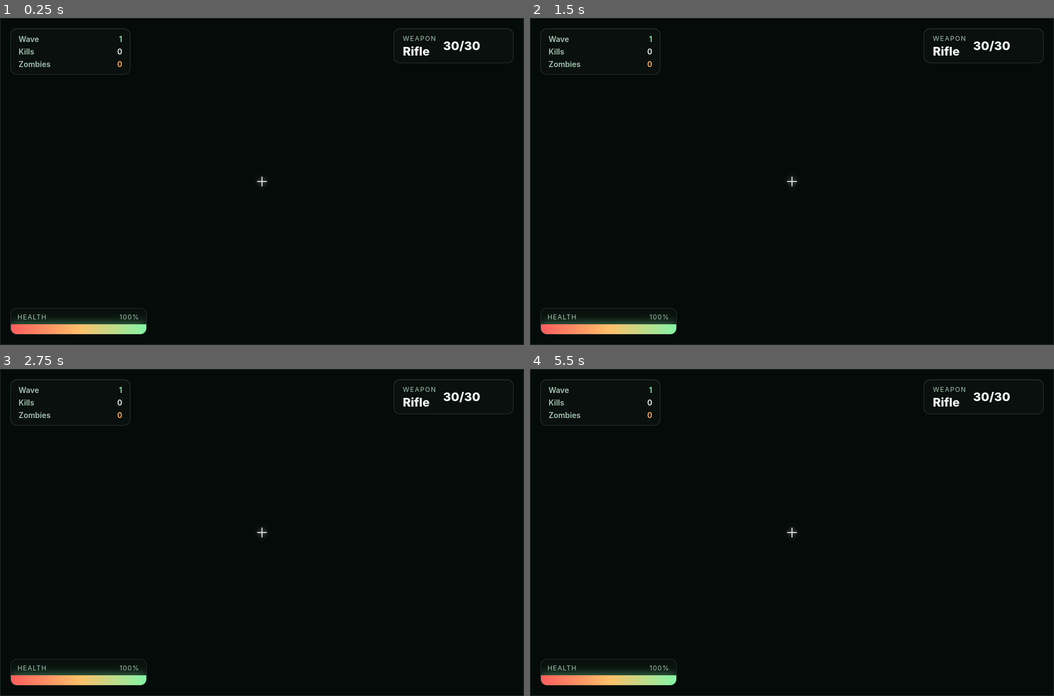
Above: before the commit, frames 1-4 (two rows, left to right).
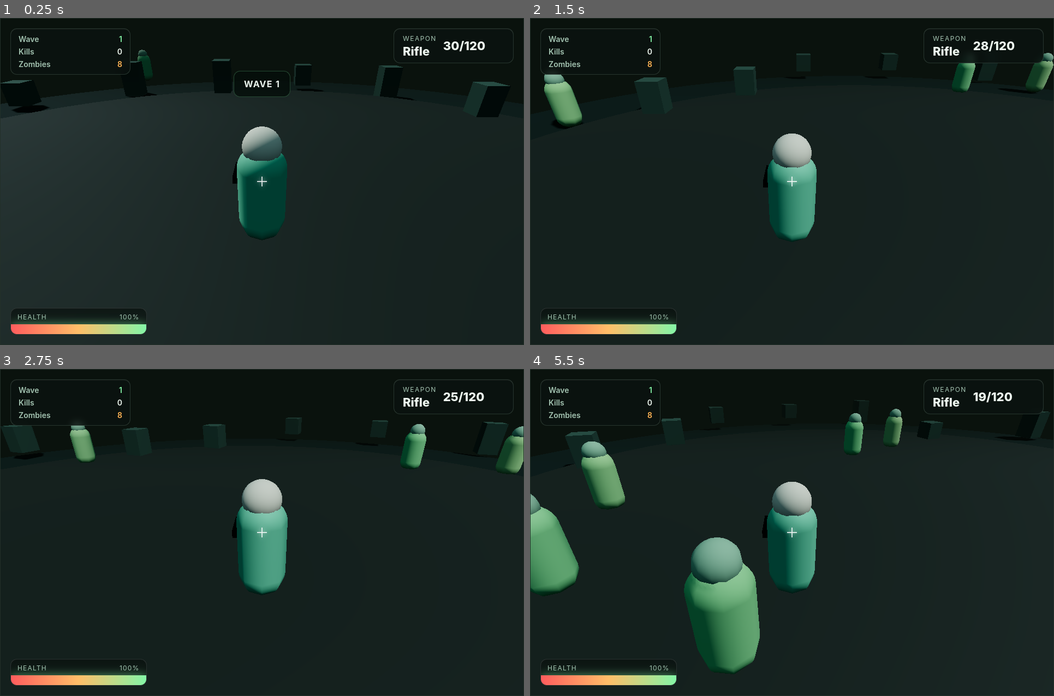
Above: after the commit, the same moments.

Repository: Ripper1163/PlayGround
Game: browser game, page index.html
Two runs of this game, one before a commit and one after it. Both use one fixed random seed, a clock stepped at 60 frames per second and the inputs below.
Inputs (mouse positions are in pixels of both pictures, inside the frame that each line leads up to):
- Up to frame 1 (0.25 s): no input
- Up to frame 2 (1.5 s): click (792, 181) at 0.27 s; hold Right from 1.03 s (still down); click (792, 214) at 1.07 s; tap Space at 1.1 s
- Up to frame 3 (2.75 s): release Right at 1.53 s; hold Down 1.58-1.85 s; tap Space at 1.6, 2.1, 2.6 s; click (157, 499) at 1.67 s; hold Left 1.9-2.47 s; click (366, 483) at 2.27 s; tap W at 2.52 s; hold Up from 2.52 s (still down)
- Up to frame 4 (5.5 s): release Up at 2.82 s; click (870, 597) at 2.87 s; hold Right 2.87-3.53 s; tap Space every 0.5 s from 3.1 to 5.1 s; click (661, 614) at 3.47 s; tap S at 3.52 s; hold Up 3.58-3.82 s; hold Left 3.87-4.3 s; click (792, 467) at 4.07 s; hold Down 4.35-4.68 s; tap A at 4.52 s; click (949, 548) at 4.67 s; hold Right 4.73-5.23 s; click (634, 532) at 5.27 s; hold Down from 5.28 s (still down)

The runs differ from the first frame. In frame 1, 52% of the frame differs, in the area x 0-98%, y 7-100%; in frame 2, 7.8%; in frame 3, 5.8%; in frame 4, 32%.
Error before the commit: TypeError: Failed to resolve module specifier "three". Relative references must start with either "/", "./", or "../".

Commit message:
Publish static build for issue #1
Run: 41394930354
Attempt: 1
Generation: 2
Source: 94443133549e7e908361435ead330f00e6ad079b

Diff:
--- a/dist/index.html
+++ /dev/null
@@ -1,264 +0,0 @@
-<!doctype html>
-<html lang="en">
-  <head>
-    <meta charset="UTF-8" />
-    <meta name="viewport" content="width=device-width, initial-scale=1.0" />
-    <title>Zombie Siege 3D</title>
-    <style>
-      :root {
-        --bg: #07110d;
-        --panel: rgba(10, 18, 15, 0.8);
-        --panel-border: rgba(155, 195, 170, 0.2);
-        --accent: #84f5a7;
-        --accent-2: #ffb454;
-        --text: #edf7ef;
-        --muted: #a3c3b1;
-        --danger: #ff5d5d;
-      }
-
-      * { box-sizing: border-box; }
-
-      html, body {
-        margin: 0;
-        height: 100%;
-        background: radial-gradient(circle at top, #0d1d17, var(--bg) 55%);
-        color: var(--text);
-        font-family: Inter, system-ui, -apple-system, BlinkMacSystemFont, "Segoe UI", sans-serif;
-        overflow: hidden;
-      }
-
-      body {
-        display: flex;
-        align-items: center;
-        justify-content: center;
-      }
-
-      #app {
-        position: relative;
-        width: min(100vw, 1280px);
-        height: min(100vh, 920px);
-        overflow: hidden;
-        border: 1px solid var(--panel-border);
-        box-shadow: 0 30px 70px rgba(0, 0, 0, 0.4);
-        background: #050b09;
-      }
-
-      canvas {
-        display: block;
-        width: 100%;
-        height: 100%;
-      }
-
-      .hud {
-        position: absolute;
-        inset: 0;
-        pointer-events: none;
-      }
-
-      .topbar {
-        position: absolute;
-        top: 18px;
-        left: 18px;
-        right: 18px;
-        display: flex;
-        justify-content: space-between;
-        gap: 18px;
-        align-items: start;
-      }
-
-      .panel {
-        background: var(--panel);
-        border: 1px solid var(--panel-border);
-        border-radius: 12px;
-        backdrop-filter: blur(6px);
-        box-shadow: inset 0 1px 0 rgba(255,255,255,0.05);
-      }
-
-      .stats {
-        padding: 10px 14px;
-        min-width: 220px;
-      }
-
-      .stats-row {
-        display: flex;
-        justify-content: space-between;
-        gap: 18px;
-        font-weight: 600;
-        font-size: 14px;
-      }
-
-      .stats-row + .stats-row { margin-top: 6px; }
-
-      .label { color: var(--muted); }
-      .value { color: var(--text); }
-      .value.accent { color: var(--accent); }
-      .value.warning { color: var(--accent-2); }
-
-      .weapon-panel {
-        display: flex;
-        align-items: center;
-        gap: 12px;
-        padding: 10px 16px;
-        min-width: 220px;
-      }
-
-      .weapon-name {
-        font-size: 12px;
-        text-transform: uppercase;
-        letter-spacing: 0.12em;
-        color: var(--muted);
-        margin-bottom: 5px;
-      }
-
-      .weapon-ammo {
-        font-size: 22px;
-        font-weight: 800;
-        line-height: 1;
-      }
-
-      .health {
-        position: absolute;
-        left: 18px;
-        bottom: 18px;
-        width: min(26vw, 340px);
-        background: rgba(10,18,15,0.75);
-        border: 1px solid rgba(255,255,255,0.12);
-        border-radius: 12px;
-        overflow: hidden;
-      }
-
-      .health-header {
-        display: flex;
-        justify-content: space-between;
-        align-items: center;
-        padding: 8px 12px 6px;
-        color: var(--muted);
-        font-size: 12px;
-        letter-spacing: 0.1em;
-        text-transform: uppercase;
-      }
-
-      .health-bar {
-        position: relative;
-        height: 18px;
-        background: rgba(255,255,255,0.08);
-      }
-
-      .health-fill {
-        height: 100%;
-        width: 100%;
-        background: linear-gradient(90deg, #ff5d5d, #ffbf69, #84f5a7);
-        box-shadow: 0 0 18px rgba(132,245,167,0.6);
-        transition: width 0.15s ease;
-      }
-
-      .crosshair {
-        position: absolute;
-        left: 50%;
-        top: 50%;
-        width: 18px;
-        height: 18px;
-        transform: translate(-50%, -50%);
-        opacity: 0.88;
-      }
-
-      .crosshair::before,
-      .crosshair::after {
-        content: "";
-        position: absolute;
-        background: rgba(255,255,255,0.9);
-        box-shadow: 0 0 8px rgba(255,255,255,0.6);
-      }
-
-      .crosshair::before {
-        left: 50%;
-        top: 0;
-        width: 2px;
-        height: 100%;
-        transform: translateX(-50%);
-      }
-
-      .crosshair::after {
-        top: 50%;
-        left: 0;
-        width: 100%;
-        height: 2px;
-        transform: translateY(-50%);
-      }
-
-      .message {
-        position: absolute;
-        left: 50%;
-        top: 16%;
-        transform: translateX(-50%);
-        padding: 13px 18px;
-        border-radius: 12px;
-        background: rgba(4, 12, 9, 0.8);
-        border: 1px solid rgba(132,245,167,0.25);
-        color: var(--text);
-        font-weight: 700;
-        letter-spacing: 0.08em;
-        text-transform: uppercase;
-        white-space: nowrap;
-        opacity: 0;
-        transition: opacity 0.2s ease;
-      }
-
-      .message.visible { opacity: 1; }
-
-      @media (max-width: 700px) {
-        .stats {
-          min-width: 0;
-          padding: 9px 10px;
-        }
-
-        .weapon-panel {
-          padding: 9px 10px;
-          min-width: 0;
-        }
-
-        .topbar {
-          gap: 8px;
-        }
-
-        .health {
-          width: min(52vw, 260px);
-        }
-      }
-    </style>
-    <script type="module" crossorigin src="/assets/index-DVauJBya.js"></script>
-  </head>
-  <body>
-    <div id="app">
-      <canvas id="game"></canvas>
-      <div class="hud">
-        <div class="topbar">
-          <div id="stats" class="panel stats">
-            <div class="stats-row"><span class="label">Wave</span><span id="wave" class="value accent">1</span></div>
-            <div class="stats-row"><span class="label">Kills</span><span id="kills" class="value">0</span></div>
-            <div class="stats-row"><span class="label">Zombies</span><span id="zombies" class="value warning">0</span></div>
-          </div>
-          <div id="weaponPanel" class="panel weapon-panel">
-            <div>
-              <div class="weapon-name">Weapon</div>
-              <div id="weapon" class="weapon-ammo">Rifle</div>
-            </div>
-            <div id="ammo" class="weapon-ammo">30/30</div>
-          </div>
-        </div>
-
-        <div id="message" class="message">Wave 1</div>
-        <div class="crosshair" aria-hidden="true"></div>
-
-        <div class="health">
-          <div class="health-header">
-            <span>Health</span>
-            <span id="healthText">100%</span>
-          </div>
-          <div class="health-bar"><div id="healthFill" class="health-fill"></div></div>
-        </div>
-      </div>
-    </div>
-
-  </body>
-</html>
--- a/index.html
+++ b/index.html
@@ -226,6 +226,7 @@
         }
       }
     </style>
+    <script type="module" crossorigin src="./assets/index-DVauJBya.js"></script>
   </head>
   <body>
     <div id="app">
@@ -259,6 +260,5 @@
       </div>
     </div>
 
-    <script type="module" src="/src/main.js"></script>
   </body>
 </html>
--- a/src/main.js
+++ /dev/null
@@ -1,421 +0,0 @@
-import * as THREE from 'three';
-
-const app = document.getElementById('app');
-const canvas = document.getElementById('game');
-const waveEl = document.getElementById('wave');
-const killsEl = document.getElementById('kills');
-const zombiesEl = document.getElementById('zombies');
-const healthTextEl = document.getElementById('healthText');
-const healthFillEl = document.getElementById('healthFill');
-const messageEl = document.getElementById('message');
-const ammoEl = document.getElementById('ammo');
-const weaponEl = document.getElementById('weapon');
-
-const renderer = new THREE.WebGLRenderer({ canvas, antialias: true });
-renderer.setPixelRatio(Math.min(window.devicePixelRatio, 2));
-renderer.setSize(app.clientWidth, app.clientHeight, false);
-renderer.shadowMap.enabled = true;
-renderer.shadowMap.type = THREE.PCFSoftShadowMap;
-renderer.outputColorSpace = THREE.SRGBColorSpace;
-renderer.toneMapping = THREE.ACESFilmicToneMapping;
-renderer.toneMappingExposure = 1.2;
-
-const scene = new THREE.Scene();
-scene.background = new THREE.Color(0x0a120d);
-scene.fog = new THREE.Fog(0x0a120d, 14, 42);
-
-const camera = new THREE.PerspectiveCamera(60, app.clientWidth / app.clientHeight, 0.1, 1000);
-camera.position.set(0, 6.5, 10);
-
-const clock = new THREE.Clock();
-
-const player = {
-  radius: 1.1,
-  health: 100,
-  maxHealth: 100,
-  speed: 10,
-  fireCooldown: 0,
-  ammo: 30,
-  reserveAmmo: 120,
-  weapon: 'Rifle',
-  pitch: -0.25,
-  yaw: 0,
-  dashing: 0,
-  hitFlash: 0,
-};
-
-const state = {
-  pointerActive: false,
-  pointerX: 0,
-  pointerY: 0,
-  kills: 0,
-  wave: 1,
-  waveTimer: 2,
-  zombies: [],
-  bullets: [],
-  blood: [],
-  particles: [],
-  nextId: 1,
-  isGameOver: false,
-};
-
-const world = new THREE.Group();
-scene.add(world);
-
-const ground = new THREE.Mesh(
-  new THREE.CylinderGeometry(22, 22, 1.2, 64),
-  new THREE.MeshStandardMaterial({ color: 0x1d2d26, roughness: 0.9, metalness: 0.1 })
-);
-ground.position.y = -0.7;
-ground.receiveShadow = true;
-world.add(ground);
-
-const road = new THREE.Mesh(
-  new THREE.CylinderGeometry(17, 17, 0.3, 64),
-  new THREE.MeshStandardMaterial({ color: 0x2f352d, roughness: 0.8, metalness: 0.1 })
-);
-road.position.y = -0.05;
-world.add(road);
-
-for (let i = 0; i < 18; i += 1) {
-  const stone = new THREE.Mesh(
-    new THREE.BoxGeometry(1.2, 1.2 + Math.random() * 1.5, 1.2),
-    new THREE.MeshStandardMaterial({ color: 0x42594a, roughness: 0.9 })
-  );
-  const angle = (i / 18) * Math.PI * 2;
-  const radius = 15 + Math.random() * 8;
-  stone.position.set(Math.cos(angle) * radius, 0.6 + Math.random() * 0.8, Math.sin(angle) * radius);
-  stone.castShadow = true;
-  stone.receiveShadow = true;
-  world.add(stone);
-}
-
-const sun = new THREE.DirectionalLight(0xdff5ff, 1.8);
-sun.position.set(8, 14, 6);
-sun.castShadow = true;
-sun.shadow.mapSize.set(1024, 1024);
-sun.shadow.camera.left = -25;
-sun.shadow.camera.right = 25;
-sun.shadow.camera.top = 25;
-sun.shadow.camera.bottom = -25;
-scene.add(sun);
-
-const fill = new THREE.HemisphereLight(0x9fe4ff, 0x1a1f1e, 0.75);
-scene.add(fill);
-
-const playerBody = new THREE.Group();
-const bodyMaterial = new THREE.MeshStandardMaterial({ color: 0x7dd0a2, roughness: 0.7, metalness: 0.1 });
-const headMaterial = new THREE.MeshStandardMaterial({ color: 0xe8d7be, roughness: 0.9 });
-
-const torso = new THREE.Mesh(new THREE.CapsuleGeometry(0.55, 1.3, 4, 8), bodyMaterial);
-torso.castShadow = true;
-torso.position.y = 1.1;
-playerBody.add(torso);
-
-const head = new THREE.Mesh(new THREE.SphereGeometry(0.42, 20, 20), headMaterial);
-head.position.y = 2.25;
-head.castShadow = true;
-playerBody.add(head);
-
-const gun = new THREE.Mesh(
-  new THREE.BoxGeometry(0.32, 0.18, 1.05),
-  new THREE.MeshStandardMaterial({ color: 0x171a1c, roughness: 0.5, metalness: 0.9 })
-);
-gun.position.set(0.54, 1.2, 0.9);
-gun.rotation.x = 0.1;
-gun.castShadow = true;
-playerBody.add(gun);
-
-scene.add(playerBody);
-playerBody.position.set(0, 0, 0);
-
-const muzzleFlash = new THREE.PointLight(0xffd77a, 0, 4, 2);
-muzzleFlash.position.set(1.0, 1.25, 1.45);
-playerBody.add(muzzleFlash);
-
-function updateHUD() {
-  waveEl.textContent = String(state.wave);
-  killsEl.textContent = String(state.kills);
-  zombiesEl.textContent = String(state.zombies.length);
-  healthTextEl.textContent = `${Math.max(0, Math.round(player.health))}%`;
-  healthFillEl.style.width = `${Math.max(0, player.health)}%`;
-  ammoEl.textContent = `${player.ammo}/${player.reserveAmmo}`;
-  weaponEl.textContent = player.weapon;
-}
-
-function showMessage(text) {
-  messageEl.textContent = text;
-  messageEl.classList.add('visible');
-  clearTimeout(showMessage.timeout);
-  showMessage.timeout = setTimeout(() => messageEl.classList.remove('visible'), 700);
-}
-
-function spawnZombie() {
-  const angle = Math.random() * Math.PI * 2;
-  const radius = 18 + Math.random() * 8;
-  const pos = new THREE.Vector3(Math.cos(angle) * radius, 0, Math.sin(angle) * radius);
-
-  const group = new THREE.Group();
-  const material = new THREE.MeshStandardMaterial({
-    color: new THREE.Color().setHSL(0.25 + Math.random() * 0.08, 0.45, 0.42),
-    roughness: 0.95,
-  });
-
-  const body = new THREE.Mesh(new THREE.CapsuleGeometry(0.55, 1.2, 4, 8), material);
-  body.position.y = 1.05;
-  body.castShadow = true;
-  body.receiveShadow = true;
-  group.add(body);
-
-  const head = new THREE.Mesh(new THREE.SphereGeometry(0.38, 12, 12), new THREE.MeshStandardMaterial({ color: 0x94b692, roughness: 0.9 }));
-  head.position.y = 2.15;
-  head.castShadow = true;
-  group.add(head);
-
-  group.position.copy(pos);
-  group.rotation.y = Math.PI - angle;
-  scene.add(group);
-
-  const zombie = {
-    id: state.nextId++,
-    mesh: group,
-    health: 30 + state.wave * 6,
-    speed: 1.5 + state.wave * 0.15 + Math.random() * 0.8,
-    radius: 0.9,
-    attackCooldown: 0,
-  };
-
-  state.zombies.push(zombie);
-  updateHUD();
-}
-
-function spawnWave() {
-  const count = Math.min(6 + state.wave * 2, 30);
-  for (let i = 0; i < count; i += 1) spawnZombie();
-  showMessage(`Wave ${state.wave}`);
-  updateHUD();
-}
-
-function shoot() {
-  if (state.isGameOver) return;
-  if (player.fireCooldown > 0) return;
-  if (player.ammo <= 0) {
-    player.ammo = 0;
-    showMessage('Reloading');
-    setTimeout(() => {
-      if (state.isGameOver) return;
-      player.ammo = Math.min(30, player.reserveAmmo);
-      player.reserveAmmo = Math.max(0, player.reserveAmmo - 30);
-      updateHUD();
-    }, 400);
-    return;
-  }
-
-  player.ammo -= 1;
-  player.fireCooldown = 0.18;
-  muzzleFlash.intensity = 2.5;
-
-  const origin = new THREE.Vector3(0, 1.4, 0);
-  const direction = new THREE.Vector3(0, 0, -1)
-    .applyAxisAngle(new THREE.Vector3(0, 1, 0), player.yaw)
-    .applyAxisAngle(new THREE.Vector3(1, 0, 0), player.pitch);
-
-  const ray = new THREE.Raycaster(origin, direction.normalize(), 0, 35);
-  const hitTargets = state.zombies.map((z) => z.mesh);
-  const hits = ray.intersectObjects(hitTargets, true);
-
-  if (hits.length > 0) {
-    const target = hits[0].object;
-    const zombie = state.zombies.find((z) => z.mesh === target || z.mesh.children.includes(target) || z.mesh === target.parent || z.mesh === target.parent?.parent) || state.zombies[0];
-    if (zombie) {
-      zombie.health -= 20;
-      const hit = new THREE.Vector3().copy(hits[0].point);
-      spawnImpactParticles(hit, 0xff7a7a);
-      if (zombie.health <= 0) {
-        state.kills += 1;
-        destroyZombie(zombie);
-      }
-    }
-  } else {
-    const end = origin.clone().add(direction.clone().multiplyScalar(18));
-    spawnImpactParticles(end, 0xffe6a8);
-  }
-
-  updateHUD();
-}
-
-function spawnImpactParticles(position, color) {
-  const count = 10;
-  for (let i = 0; i < count; i += 1) {
-    const particle = new THREE.Mesh(
-      new THREE.SphereGeometry(0.05, 6, 6),
-      new THREE.MeshStandardMaterial({ color, emissive: color, emissiveIntensity: 0.5 })
-    );
-    particle.position.copy(position);
-    scene.add(particle);
-    state.particles.push({
-      mesh: particle,
-      velocity: new THREE.Vector3((Math.random() - 0.5) * 2, Math.random(), (Math.random() - 0.5) * 2),
-      life: 0.5 + Math.random() * 0.5,
-    });
-  }
-}
-
-function destroyZombie(zombie) {
-  const index = state.zombies.indexOf(zombie);
-  if (index >= 0) state.zombies.splice(index, 1);
-  scene.remove(zombie.mesh);
-  updateHUD();
-
-  if (state.zombies.length === 0) {
-    state.wave += 1;
-    state.waveTimer = 1.7;
-    showMessage(`Wave ${state.wave}`);
-  }
-}
-
-function handlePointerMove(event) {
-  const rect = canvas.getBoundingClientRect();
-  const x = (event.clientX - rect.left) / rect.width;
-  const y = (event.clientY - rect.top) / rect.height;
-  state.pointerX = x * 2 - 1;
-  state.pointerY = y * 2 - 1;
-  state.pointerActive = true;
-}
-
-function gameLoop() {
-  const delta = Math.min(clock.getDelta(), 0.033);
-  const elapsed = clock.elapsedTime;
-
-  if (!state.isGameOver) {
-    const move = new THREE.Vector3();
-    const direction = new THREE.Vector3();
-
-    if (keys['KeyW'] || keys['ArrowUp']) direction.z -= 1;
-    if (keys['KeyS'] || keys['ArrowDown']) direction.z += 1;
-    if (keys['KeyA'] || keys['ArrowLeft']) direction.x -= 1;
-    if (keys['KeyD'] || keys['ArrowRight']) direction.x += 1;
-
-    if (direction.lengthSq() > 0) {
-      direction.normalize();
-      move.copy(direction).applyAxisAngle(new THREE.Vector3(0, 1, 0), player.yaw).multiplyScalar(player.speed * delta);
-      playerBody.position.add(move);
-    }
-
-    playerBody.position.x = THREE.MathUtils.clamp(playerBody.position.x, -12, 12);
-    playerBody.position.z = THREE.MathUtils.clamp(playerBody.position.z, -12, 12);
-
-    playerBody.rotation.y = player.yaw;
-    playerBody.rotation.x = 0;
-
-    if (state.pointerActive) {
-      const targetYaw = Math.atan2(state.pointerX, 1) + Math.PI;
-      player.yaw = THREE.MathUtils.lerp(player.yaw, targetYaw, 0.12);
-      player.pitch = THREE.MathUtils.clamp(THREE.MathUtils.lerp(player.pitch, -0.25 + state.pointerY * 0.35, 0.12), -0.8, 0.5);
-    }
-
-    const aimVector = new THREE.Vector3(0, 0, -1).applyAxisAngle(new THREE.Vector3(0, 1, 0), player.yaw);
-    camera.position.x = playerBody.position.x + aimVector.x * 5.5;
-    camera.position.z = playerBody.position.z + aimVector.z * 5.5;
-    camera.position.y = 5.2 + player.pitch * 2.5;
-    camera.lookAt(playerBody.position.x, 1.5, playerBody.position.z);
-
-    if (player.fireCooldown > 0) player.fireCooldown -= delta;
-    muzzleFlash.intensity = Math.max(0, muzzleFlash.intensity - delta * 20);
-
-    for (const zombie of state.zombies) {
-      const toPlayer = playerBody.position.clone().sub(zombie.mesh.position);
-      const distance = toPlayer.length();
-      if (distance > 0.01) {
-        toPlayer.normalize();
-        zombie.mesh.position.addScaledVector(toPlayer, zombie.speed * delta);
-        zombie.mesh.rotation.y = Math.atan2(toPlayer.x, toPlayer.z);
-      }
-      if (distance < 1.4) {
-        zombie.attackCooldown -= delta;
-        if (zombie.attackCooldown <= 0) {
-          player.health -= 10;
-          zombie.attackCooldown = 1.0;
-          player.hitFlash = 0.5;
-          if (player.health <= 0) {
-            player.health = 0;
-            state.isGameOver = true;
-            showMessage('Game Over');
-          }
-        }
-      }
-    }
-
-    for (const bullet of state.bullets) {
-      bullet.life -= delta;
-      bullet.mesh.position.addScaledVector(bullet.velocity, delta);
-      if (bullet.life <= 0) {
-        scene.remove(bullet.mesh);
-      }
-    }
-    state.bullets = state.bullets.filter((bullet) => bullet.life > 0);
-
-    for (const particle of state.particles) {
-      particle.life -= delta;
-      particle.mesh.position.addScaledVector(particle.velocity, delta);
-      particle.velocity.y -= 2.5 * delta;
-      particle.mesh.scale.multiplyScalar(0.98);
-      if (particle.life <= 0) {
-        scene.remove(particle.mesh);
-      }
-    }
-    state.particles = state.particles.filter((particle) => particle.life > 0);
-
-    if (state.zombies.length === 0 && state.waveTimer > 0) {
-      state.waveTimer -= delta;
-      if (state.waveTimer <= 0) {
-        spawnWave();
-      }
-    }
-
-    const targetColor = player.hitFlash > 0 ? 0xff8f8f : 0x7dd0a2;
-    torso.material.color.lerp(new THREE.Color(targetColor), 0.12);
-    player.hitFlash = Math.max(0, player.hitFlash - delta);
-
-    if (Math.sin(elapsed * 8) > 0.7) {
-      ground.rotation.y += delta * 0.1;
-    }
-
-    playerBody.position.y = Math.sin(elapsed * 8) * 0.08;
-  }
-
-  updateHUD();
-  renderer.render(scene, camera);
-  requestAnimationFrame(gameLoop);
-}
-
-const keys = {};
-window.addEventListener('keydown', (event) => {
-  keys[event.code] = true;
-  if (event.code === 'Space') {
-    event.preventDefault();
-    shoot();
-  }
-  if (event.code === 'KeyR') {
-    player.ammo = Math.min(30, player.reserveAmmo);
-    player.reserveAmmo = Math.max(0, player.reserveAmmo - 30);
-    updateHUD();
-  }
-});
-window.addEventListener('keyup', (event) => {
-  keys[event.code] = false;
-});
-window.addEventListener('pointerdown', (event) => {
-  shoot();
-  handlePointerMove(event);
-});
-window.addEventListener('pointermove', handlePointerMove);
-window.addEventListener('resize', () => {
-  camera.aspect = app.clientWidth / app.clientHeight;
-  camera.updateProjectionMatrix();
-  renderer.setSize(app.clientWidth, app.clientHeight, false);
-});
-
-spawnWave();
-updateHUD();
-requestAnimationFrame(gameLoop);
Not shown, removed: .omgithub/checkpoint.json
Not shown, removed: .omgithub/conversation.json
Not shown, added: .omgithub/deployment.json
Renamed: dist/assets/index-DVauJBya.js -> assets/index-DVauJBya.js
Not shown, removed: package-lock.json
Not shown, removed: package.json
Not shown, removed: Agents.md
Not shown, removed: capture.sh
Not shown, removed: start.sh
Not shown, removed: startup.sh
